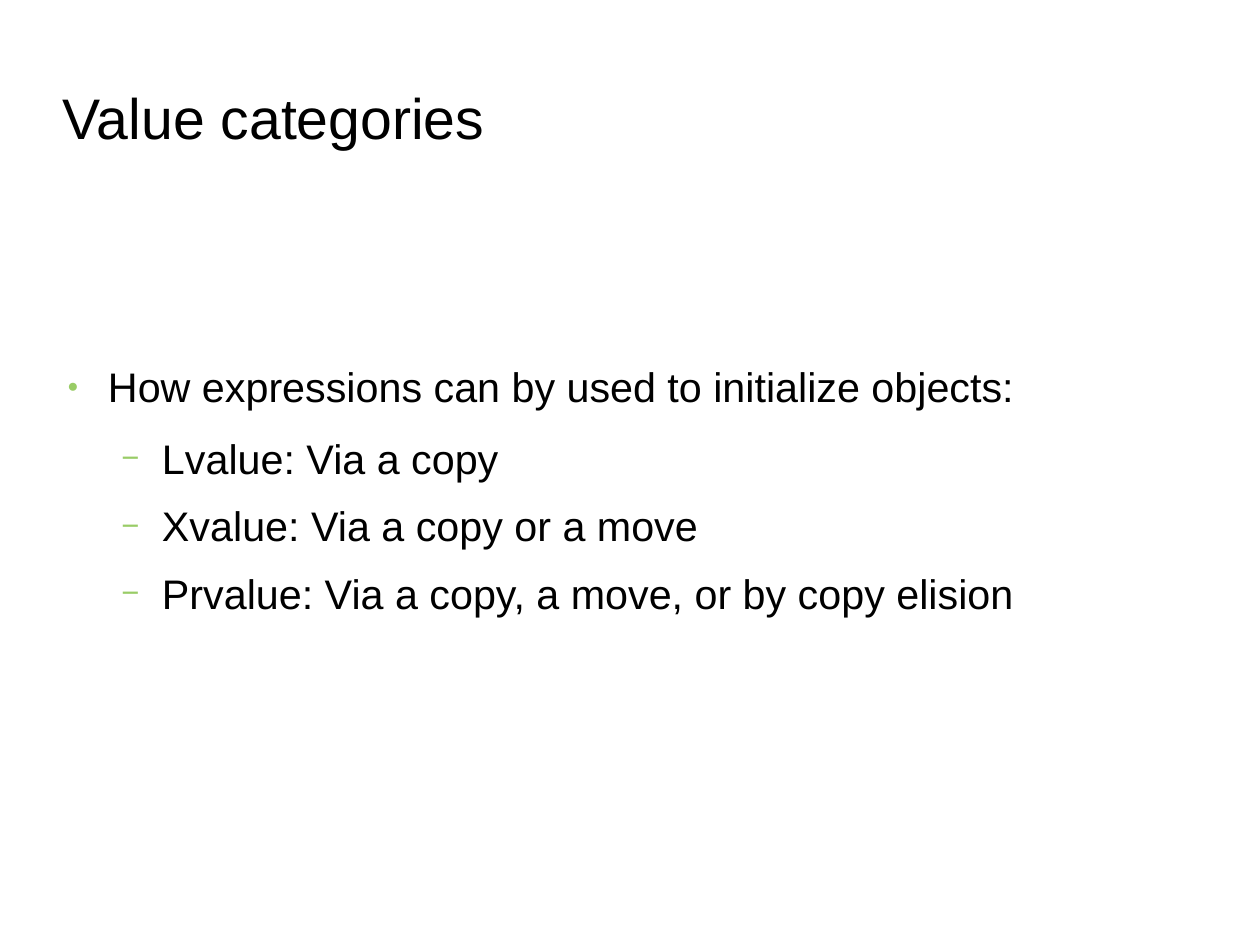
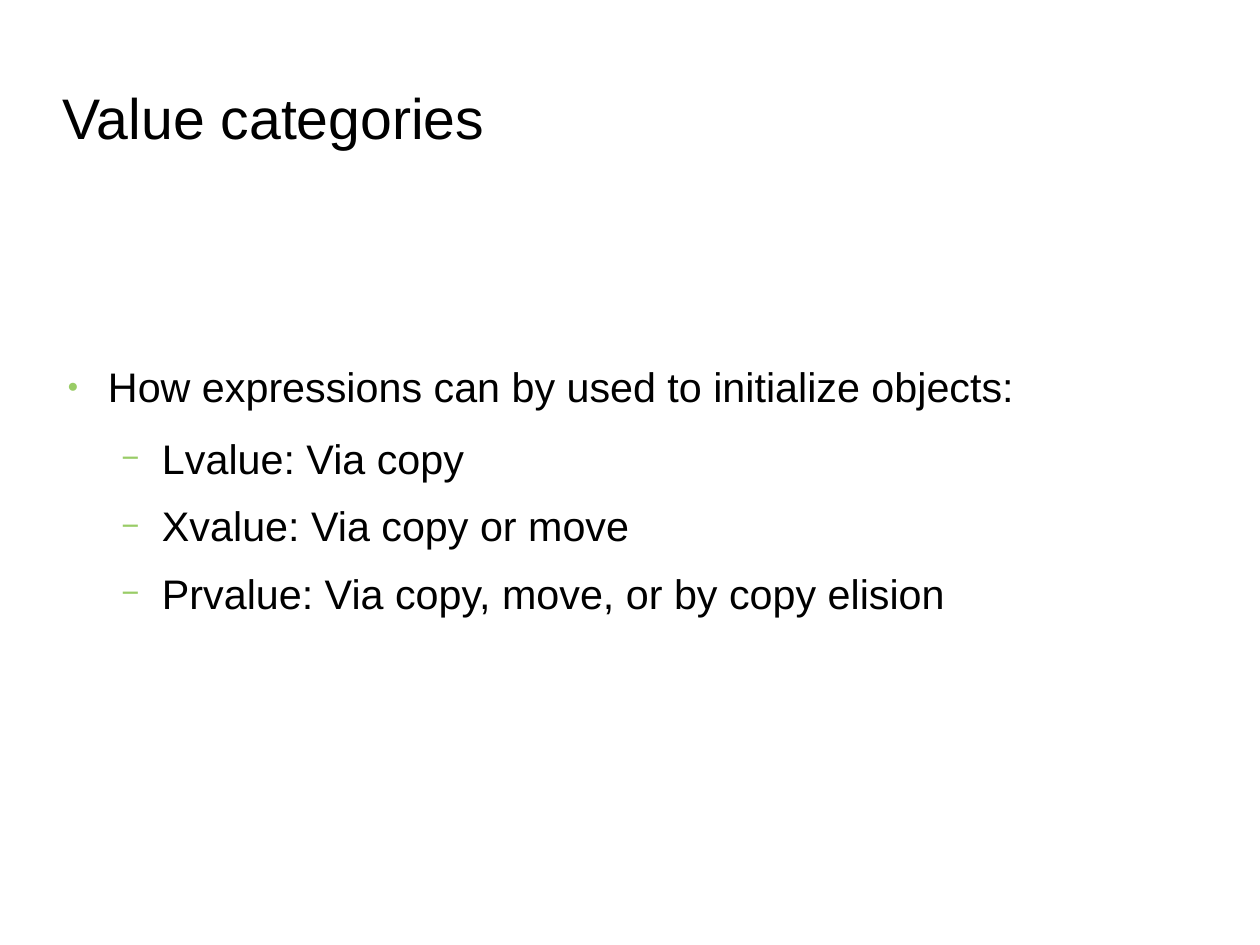
Before and after one commit to FranckRJ/CPP-trainings, a slide deck: slide 9 of traning-move.pt1.odp. Drawn at 1260x945 pixels with LibreOffice and Linux fonts; fonts in the diff are those of the drawing; background and template pictures are left out. Boxes give left, top, right and bottom in pixels: in the first picture for what was removed or moved away, otherwise in the second. Text is boxed around its words. In the diff, an @@ line names an element or a change of style, - is before the commit and + after.

```diff
--- a/traning-move.pt1.odp
+++ b/traning-move.pt1.odp
@@ text at box(162, 444, 945, 617): text changed @@
-  − Lvalue: Via a copy
-  − Xvalue: Via a copy or a move
-  − Prvalue: Via a copy, a move, or by copy elision
+  − Lvalue: Via copy
+  − Xvalue: Via copy or move
+  − Prvalue: Via copy, move, or by copy elision
```
Also in this commit, not shown: 1 other slide changed, 1 other file.
